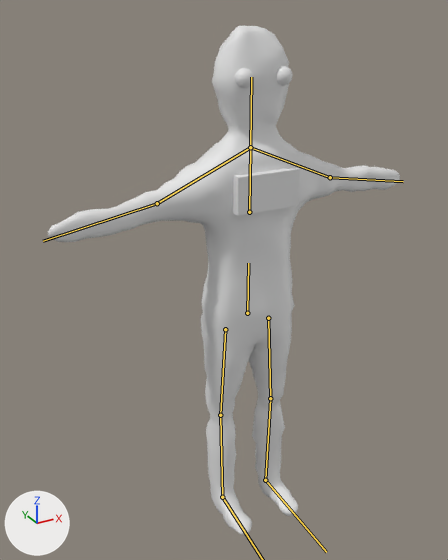
The FBX model Assets/Models/Person.fbx, before and after one commit.
The view is the same before and after, from a 50 mm camera at (-2.13, -3.5, 3.77) aimed at (-0.15, 0.09, 1.97). The lights are fixed; the arrows at lower left show +X, +Y and +Z. The bones that bend it are drawn over the model as lines.
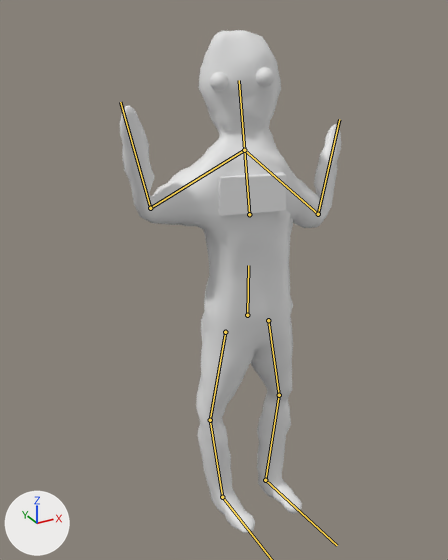
Commit message: silly idle animation

The newer file adds an action. The first version stands in its rest pose; the second is drawn at frame 8 of the action 'Armature|Idle_or_smth_like_it'.

Where the change shows, as pixel boxes [x1, y1, x2, y2] in the pictures (448 x 560 px):
```json
{"object": "Cube", "change": "posed", "before": [48, 26, 400, 534], "after": [120, 30, 341, 533], "on screen": "37% narrower"}
{"object": "Cube.001", "change": "posed", "before": [232, 167, 300, 216], "after": [219, 172, 286, 216], "on screen": "10% shorter"}
{"object": "Sphere", "change": "posed", "before": [235, 66, 292, 88], "after": [210, 67, 274, 91], "on screen": "12% wider, 9% taller"}
{"bone": "Pelvis", "before": "(247, 313) to (248, 263)", "after": "(247, 315) to (248, 265)"}
{"bone": "middleSpine", "before": "(249, 212) to (250, 147)", "after": "(249, 214) to (244, 150)"}
{"bone": "elbow.l", "before": "(250, 147) to (157, 203)", "after": "(244, 150) to (150, 208)"}
{"bone": "arm.l", "before": "(157, 203) to (43, 241)", "after": "(150, 208) to (120, 102)"}
{"bone": "elbow.r", "before": "(250, 147) to (330, 177)", "after": "(244, 150) to (318, 214)"}
{"bone": "arm.r", "before": "(330, 177) to (403, 181)", "after": "(318, 214) to (339, 119)"}
{"bone": "Hip.l", "before": "(225, 329) to (220, 415)", "after": "(225, 332) to (210, 420)"}
{"bone": "knie.l", "before": "(220, 415) to (222, 497)", "after": "(210, 420) to (222, 497)"}
{"bone": "Hip.r", "before": "(268, 318) to (270, 398)", "after": "(268, 320) to (279, 395)"}
{"bone": "knie.r", "before": "(270, 398) to (265, 480)", "after": "(279, 395) to (265, 480)"}
```

Scene script edits in JSON lines:
```json
{"block": "bone_pelvis", "where": "bone_pelvis = bpy.data.objects['Armature'].pose.bones['Pelvis']"}
{"op": "set", "path": "bone_pelvis.location", "old": "(0.0, 0.0, 0.0)", "new": "(0.0, -0.02, 0.0)"}
{"block": "bone_middlespine", "where": "bone_middlespine = bpy.data.objects['Armature'].pose.bones['middleSpine']  # child of 'Pelvis'"}
{"op": "set", "path": "bone_middlespine.rotation_quaternion", "old": "(1.0, 0.0, 0.0, 0.0)", "new": "(0.975, -0.036, -0.217, -0.034)", "note": "degrees (0, 0, 0) -> degrees (-4, -25, -3)"}
{"block": "bone_elbow_l", "where": "bone_elbow_l = bpy.data.objects['Armature'].pose.bones['elbow.l']  # child of 'middleSpine'"}
{"op": "set", "path": "bone_elbow_l.rotation_quaternion", "old": "(1.0, 0.0, 0.0, 0.0)", "new": "(0.987, 0.01, -0.055, 0.148)", "note": "degrees (0, 0, 0) -> degrees (0, -6, 17)"}
{"block": "bone_arm_l", "where": "bone_arm_l = bpy.data.objects['Armature'].pose.bones['arm.l']  # child of 'elbow.l'"}
{"op": "set", "path": "bone_arm_l.rotation_quaternion", "old": "(1.0, 0.0, 0.0, 0.0)", "new": "(0.728, 0.647, 0.014, 0.227)", "note": "degrees (0, 0, 0) -> degrees (80, -16, 21)"}
{"block": "bone_elbow_r", "where": "bone_elbow_r = bpy.data.objects['Armature'].pose.bones['elbow.r']  # child of 'middleSpine'"}
{"op": "set", "path": "bone_elbow_r.rotation_quaternion", "old": "(1.0, 0.0, 0.0, 0.0)", "new": "(0.973, 0.193, -0.069, -0.105)", "note": "degrees (0, 0, 0) -> degrees (23, -5, -13)"}
{"block": "bone_arm_r", "where": "bone_arm_r = bpy.data.objects['Armature'].pose.bones['arm.r']  # child of 'elbow.r'"}
{"op": "set", "path": "bone_arm_r.rotation_quaternion", "old": "(1.0, 0.0, 0.0, 0.0)", "new": "(0.692, -0.656, 0.025, -0.299)", "note": "degrees (0, 0, 0) -> degrees (-81, -21, -29)"}
{"block": "bone_hip_l", "where": "bone_hip_l = bpy.data.objects['Armature'].pose.bones['Hip.l']  # child of 'Pelvis'"}
{"op": "set", "path": "bone_hip_l.rotation_quaternion", "old": "(1.0, 0.0, 0.0, 0.0)", "new": "(0.997, 0.066, -0.041, 0.004)", "note": "degrees (0, 0, 0) -> degrees (8, -5, 0)"}
{"block": "bone_knie_l", "where": "bone_knie_l = bpy.data.objects['Armature'].pose.bones['knie.l']  # child of 'Hip.l'"}
{"op": "set", "path": "bone_knie_l.rotation_quaternion", "old": "(1.0, 0.0, 0.0, 0.0)", "new": "(0.992, -0.124, 0.0, 0.0)", "note": "degrees (0, 0, 0) -> degrees (-14, 0, 0)"}
{"block": "bone_hip_r", "where": "bone_hip_r = bpy.data.objects['Armature'].pose.bones['Hip.r']  # child of 'Pelvis'"}
{"op": "set", "path": "bone_hip_r.rotation_quaternion", "old": "(1.0, 0.0, 0.0, 0.0)", "new": "(0.995, -0.066, -0.071, -0.008)", "note": "degrees (0, 0, 0) -> degrees (-8, -8, 0)"}
{"block": "bone_knie_r", "where": "bone_knie_r = bpy.data.objects['Armature'].pose.bones['knie.r']  # child of 'Hip.r'"}
{"op": "set", "path": "bone_knie_r.rotation_quaternion", "old": "(1.0, 0.0, 0.0, 0.0)", "new": "(0.992, 0.124, 0.0, 0.0)", "note": "degrees (0, 0, 0) -> degrees (14, 0, 0)"}
```
